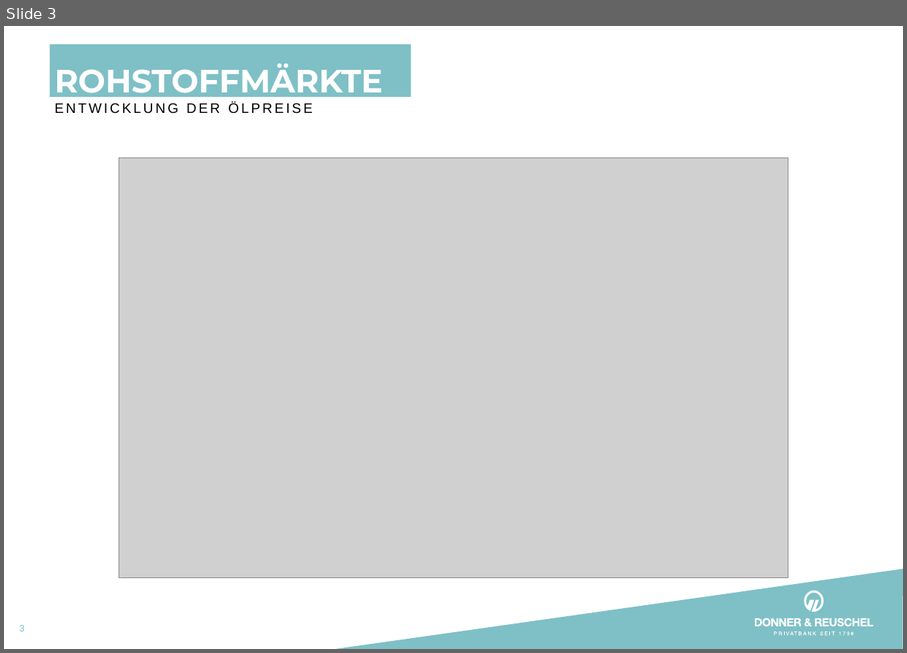
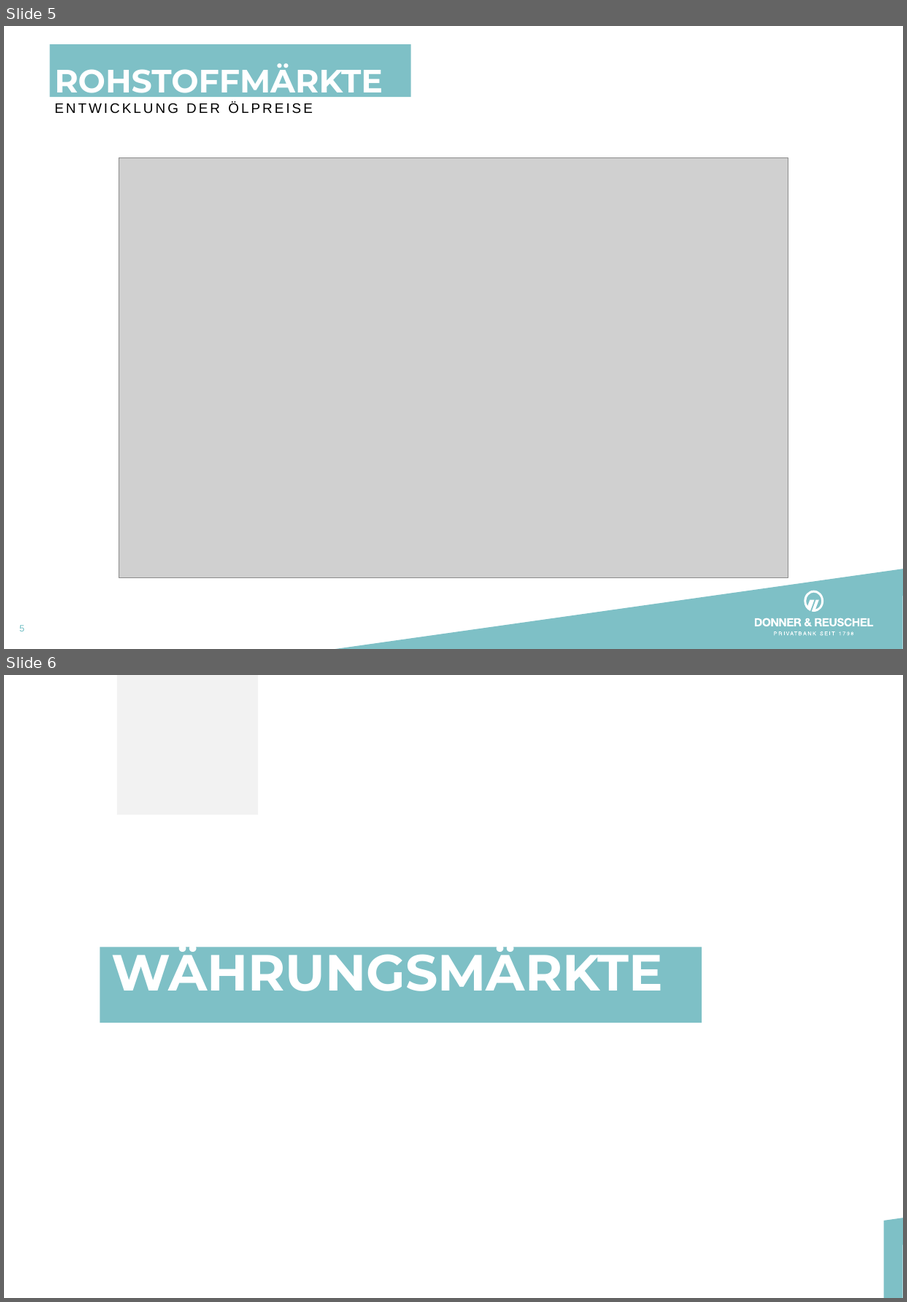
Before and after one commit to Donner-Reuschel-Luxemburg-S-A/charting-lib, a slide deck: examples/presentation/monatsmappe-zinsen-juli-2023.ppt. Shown one above the other, each under a label of ours: slide 3 before the commit, slides 5 and 6 after it. The pictures are 907x653 and 907x1302 pixels, drawn with LibreOffice and Linux fonts; fonts in the diff are those of the drawing; grey boxes stand for pictures; background and template pictures are left out. Boxes give left, top, right and bottom in pixels: in the first picture for what was removed or moved away, otherwise in the second. Text is boxed around its words. In the diff, an @@ line names an element or a change of style, - is before the commit and + after.

```diff
--- a/examples/presentation/monatsmappe-zinsen-juli-2023.ppt
+++ b/examples/presentation/monatsmappe-zinsen-juli-2023.ppt
@@ slide 6 added at bbox=[4, 675, 903, 1298], background #FFFFFF; not listed: 2 template elements that a slide beside it also shows @@
@@ rectangle added at bbox=[14, 675, 884, 1298], fill #FFFFFF @@
@@ rectangle added at bbox=[117, 675, 258, 814], fill #F2F2F2 @@
@@ title added at bbox=[100, 947, 703, 1002], fill #7EC0C6, 44 pt, text #FFFFFF, bold @@
+WÄHRUNGSMÄRKTE
@@ what was slide 3 is now slide 5 @@
@@ page number at bbox=[19, 625, 24, 631]: text changed @@
-3
+5
```
Also in this commit, not shown: 5 other slides added, 2 other files.
